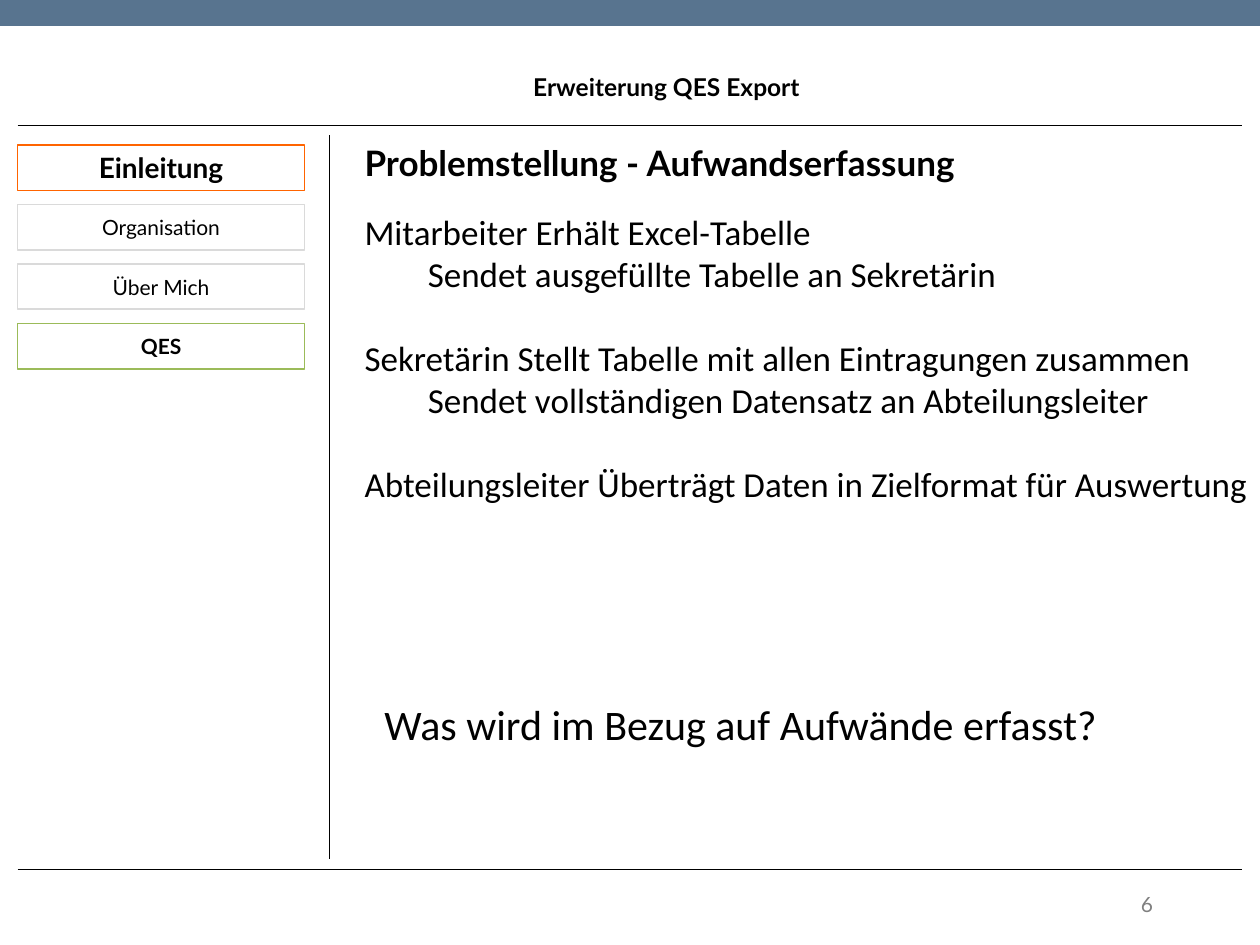
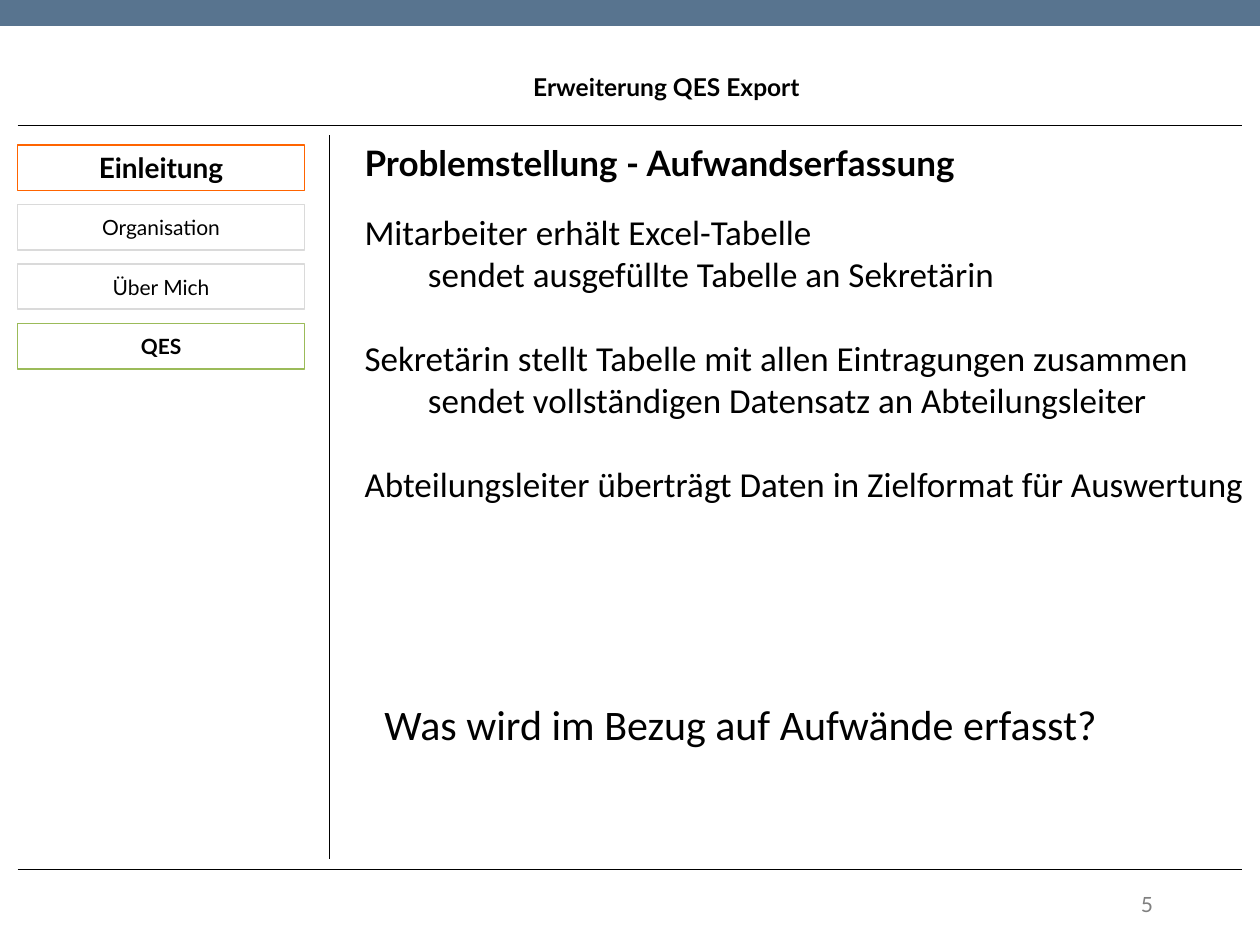
Before and after one commit to TwoHorus/dbExelExportLaravel, a slide deck: slide 5 of DOC/Fachgespraech.pptx (slide 6 before the commit). Drawn at 1260x945 pixels with LibreOffice and Linux fonts; fonts in the diff are those of the drawing; background and template pictures are left out. Boxes give left, top, right and bottom in pixels: in the first picture for what was removed or moved away, otherwise in the second. Text is boxed around its words. In the diff, an @@ line names an element or a change of style, - is before the commit and + after.

Commit message:
Clarification and Spelling

```diff
--- a/DOC/Fachgespraech.pptx
+++ b/DOC/Fachgespraech.pptx
@@ text at (365,220,1243,503): text changed @@
-Mitarbeiter Erhält Excel-Tabelle
-Sendet ausgefüllte Tabelle an Sekretärin
-Sekretärin Stellt Tabelle mit allen Eintragungen zusammen
-Sendet vollständigen Datensatz an Abteilungsleiter
-Abteilungsleiter Überträgt Daten in Zielformat für Auswertung
+Mitarbeiter erhält Excel-Tabelle
+sendet ausgefüllte Tabelle an Sekretärin
+Sekretärin stellt Tabelle mit allen Eintragungen zusammen
+sendet vollständigen Datensatz an Abteilungsleiter
+Abteilungsleiter überträgt Daten in Zielformat für Auswertung
@@ page number at (1141,897,1153,912): text changed @@
-6
+5
```
Also in this commit, not shown: 4 other slides changed, 2 slides removed.
